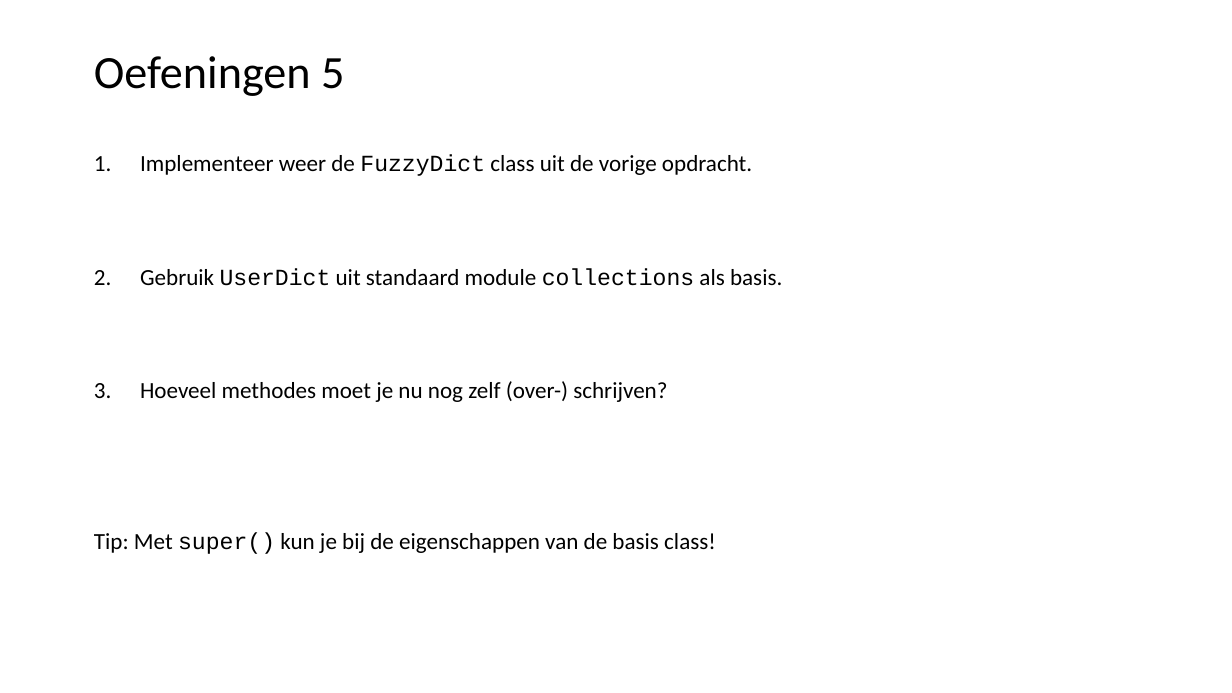
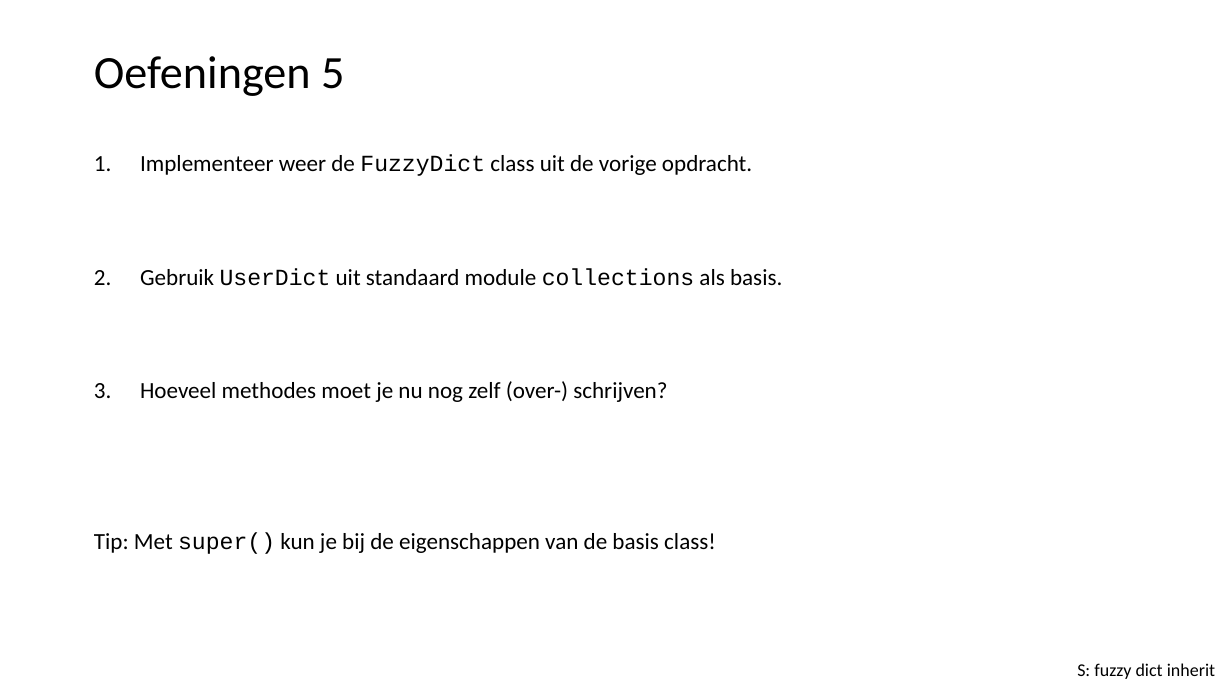
Before and after one commit to LFKoning/knowledge-sharing, a slide deck: slide 53 of python_course_4p/2_syntax_classes/2_syntax_classes.pptx. Drawn at 1232x693 pixels with LibreOffice and Linux fonts; fonts in the diff are those of the drawing. Boxes give left, top, right and bottom in pixels: in the first picture for what was removed or moved away, otherwise in the second. Text is boxed around its words. In the diff, an @@ line names an element or a change of style, - is before the commit and + after.

```diff
--- a/python_course_4p/2_syntax_classes/2_syntax_classes.pptx
+++ b/python_course_4p/2_syntax_classes/2_syntax_classes.pptx
@@ text added at (1077, 663, 1215, 679), 14 pt, text #000000 @@
+S: fuzzy dict inherit
```
Also in this commit, not shown: 9 other slides changed, 8 other files.
